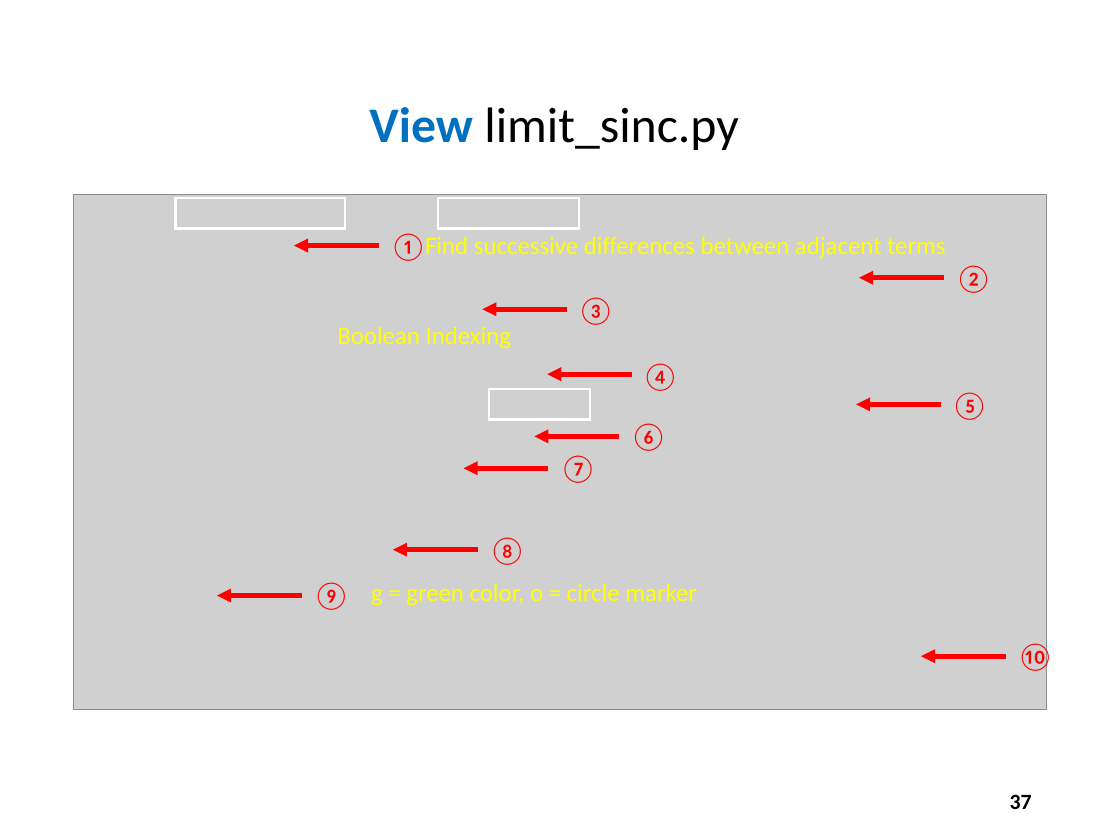
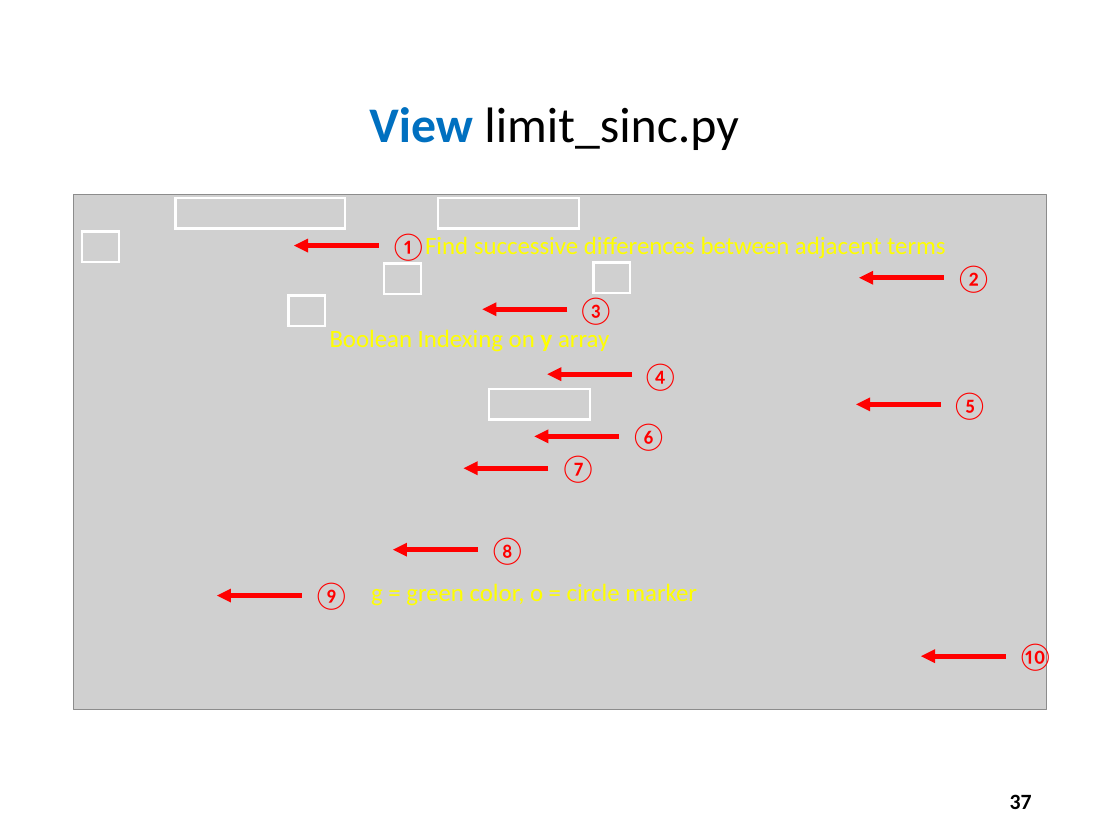
Before and after one commit to dbiersach/scicomp101, a slide deck: slide 37 of Session 06 - Infinite Series and Limits/Session 06 - Infinite Series and Limits.pptx. Drawn at 1120x840 pixels with LibreOffice and Linux fonts; fonts in the diff are those of the drawing; grey boxes stand for pictures. Boxes give left, top, right and bottom in pixels: in the first picture for what was removed or moved away, otherwise in the second. Text is boxed around its words. In the diff, an @@ line names an element or a change of style, - is before the commit and + after.

```diff
--- a/Session 06 - Infinite Series and Limits/Session 06 - Infinite Series and Limits.pptx
+++ b/Session 06 - Infinite Series and Limits/Session 06 - Infinite Series and Limits.pptx
@@ rectangle added at bbox=[82, 232, 119, 262], outline #FFFFFF 1.5 pt @@
@@ rectangle added at bbox=[384, 263, 421, 293], outline #FFFFFF 1.5 pt @@
@@ rectangle added at bbox=[594, 263, 631, 293], outline #FFFFFF 1.5 pt @@
@@ rectangle added at bbox=[289, 296, 326, 326], outline #FFFFFF 1.5 pt @@
@@ text at bbox=[330, 329, 609, 352]: text changed @@
-Boolean Indexing
+Boolean Indexing on y array
```
Also in this commit, not shown: 3 other slides changed, 1 other file.
